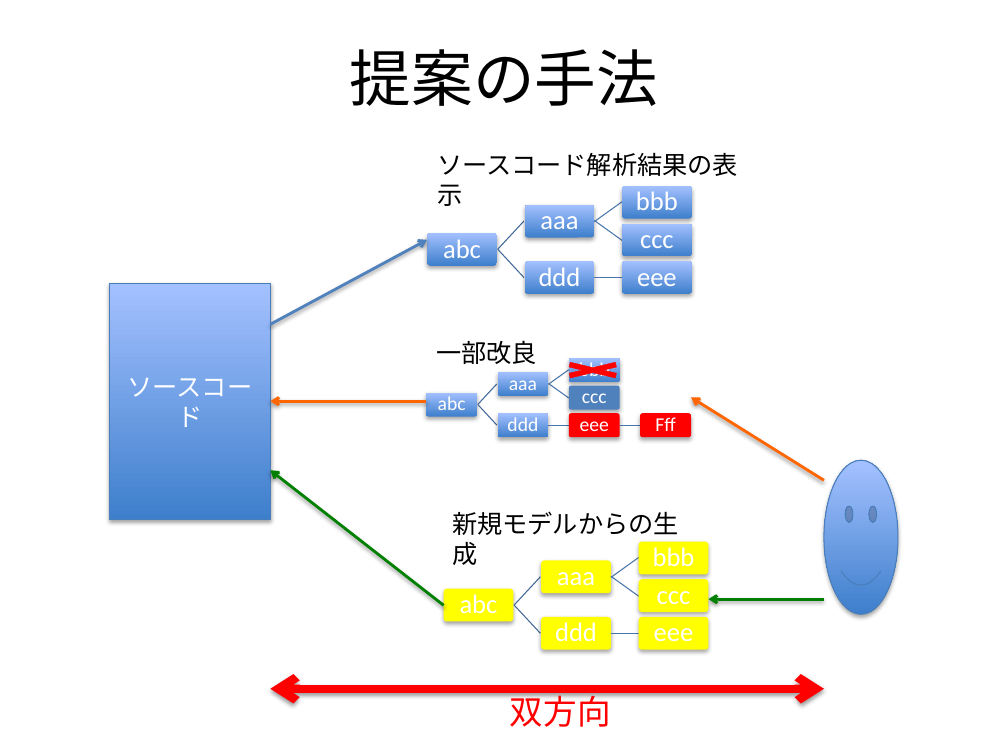
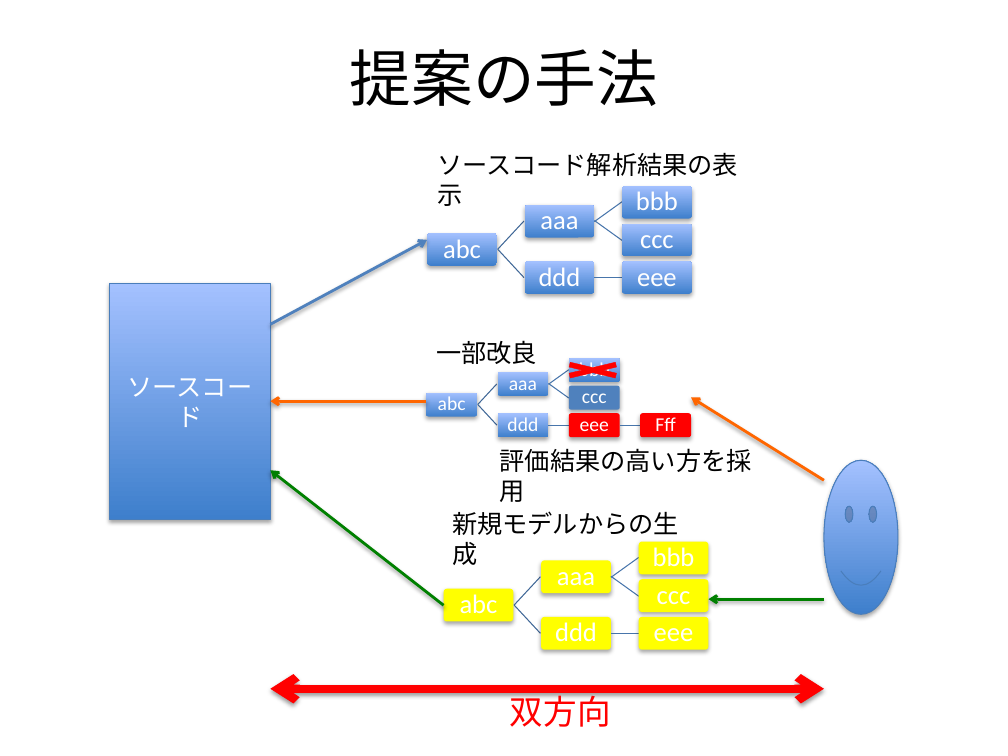
Before and after one commit to f-akazawa/akaz_uecdevelop, a slide deck: slide 10 of doc/中間発表資料.pptx. Drawn at 1008x756 pixels with LibreOffice and Linux fonts; fonts in the diff are those of the drawing. Boxes give left, top, right and bottom in pixels: in the first picture for what was removed or moved away, otherwise in the second. Text is boxed around its words. In the diff, an @@ line names an element or a change of style, - is before the commit and + after.

```diff
--- a/doc/中間発表資料.pptx
+++ b/doc/中間発表資料.pptx
@@ text added at <box>500,448,752,472</box>, 18 pt, text #000000 @@
+評価結果の高い方を採用
```
Also in this commit, not shown: 5 other slides changed, 2 slides added.
